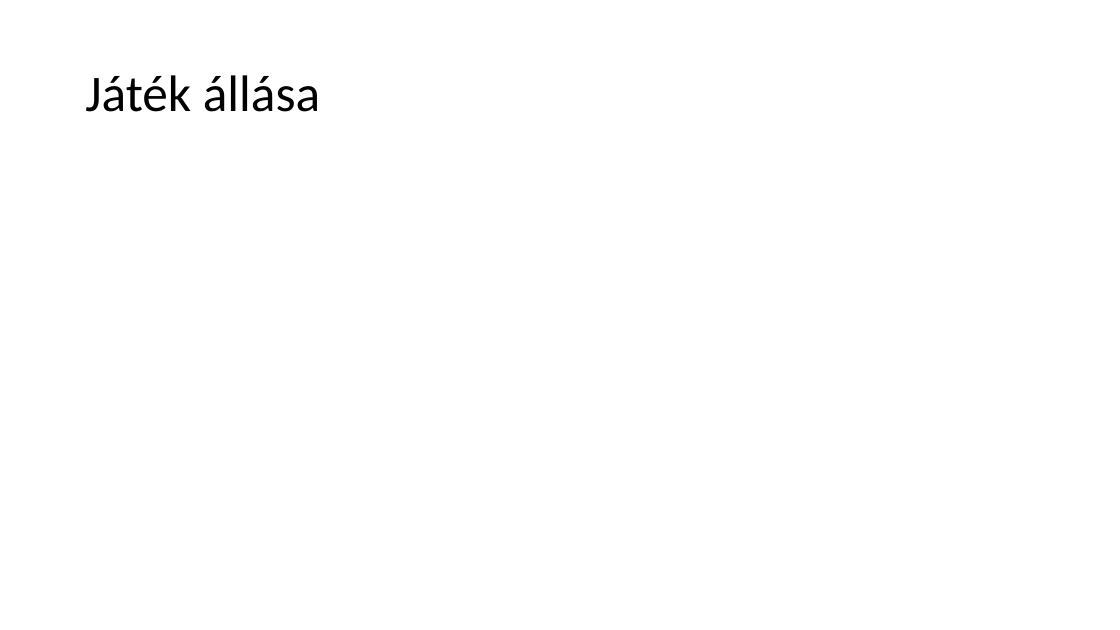
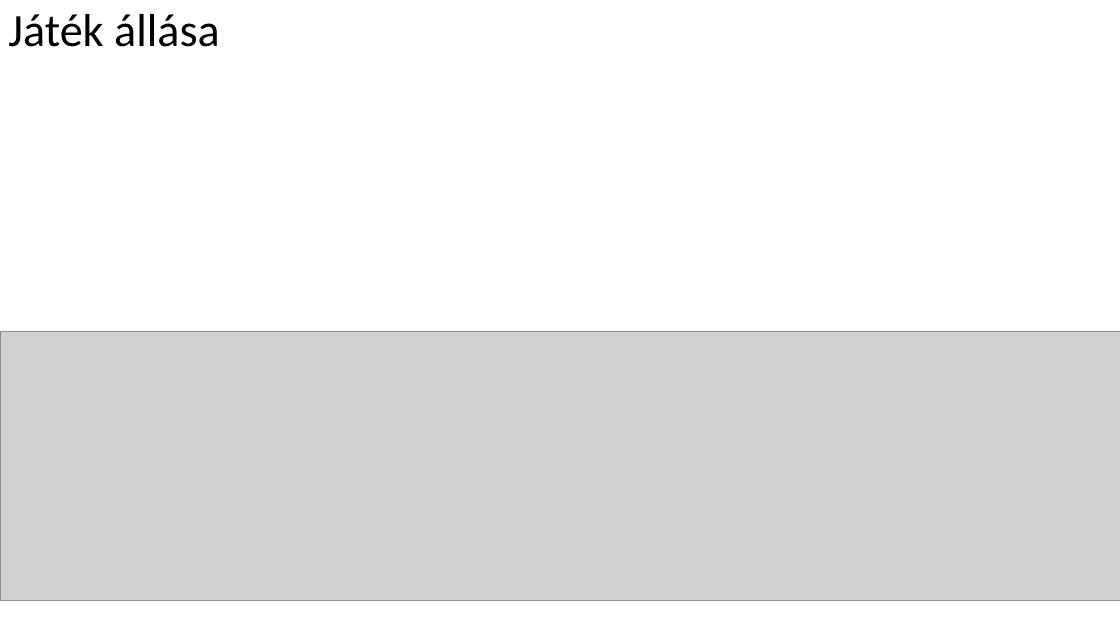
Before and after one commit to ombolics/AllOrNothing, a slide deck: slide 14 of Planning/látványterv.pptx. Drawn at 1120x630 pixels with LibreOffice and Linux fonts; fonts in the diff are those of the drawing; grey boxes stand for pictures; background and template pictures are left out. Boxes give left, top, right and bottom in pixels: in the first picture for what was removed or moved away, otherwise in the second. Text is boxed around its words. In the diff, an @@ line names an element or a change of style, - is before the commit and + after.

```diff
--- a/Planning/látványterv.pptx
+++ b/Planning/látványterv.pptx
@@ title "Játék állása": place and size @@
-title "Játék állása" at <box>85,75,320,112</box>
+title "Játék állása" at <box>8,14,220,47</box>
@@ title "Játék állása" at <box>8,14,220,47</box>: size 44 to 39.6 pt @@
@@ picture added at <box>0,332,1120,601</box> @@
```
Also in this commit, not shown: 9 other files.
